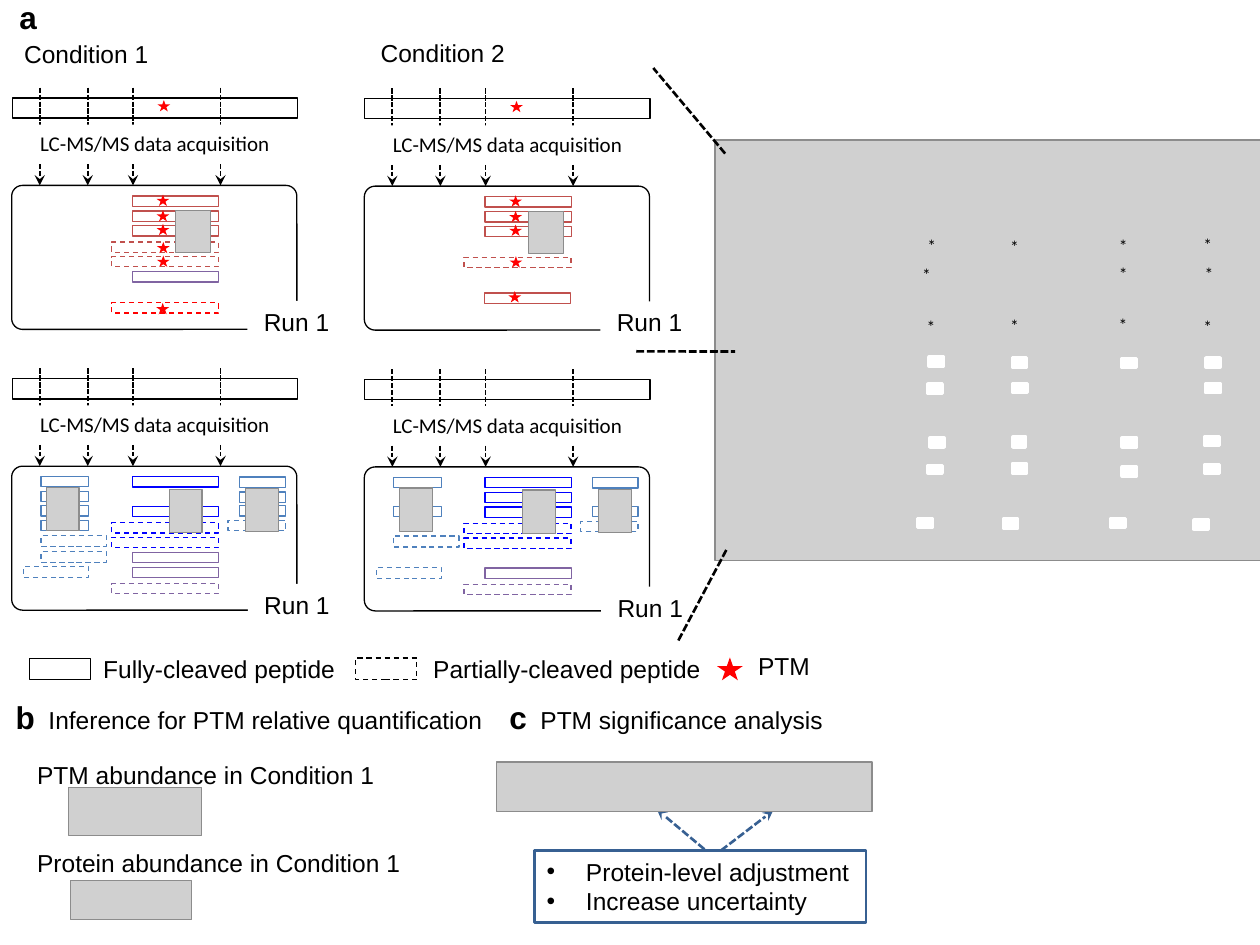
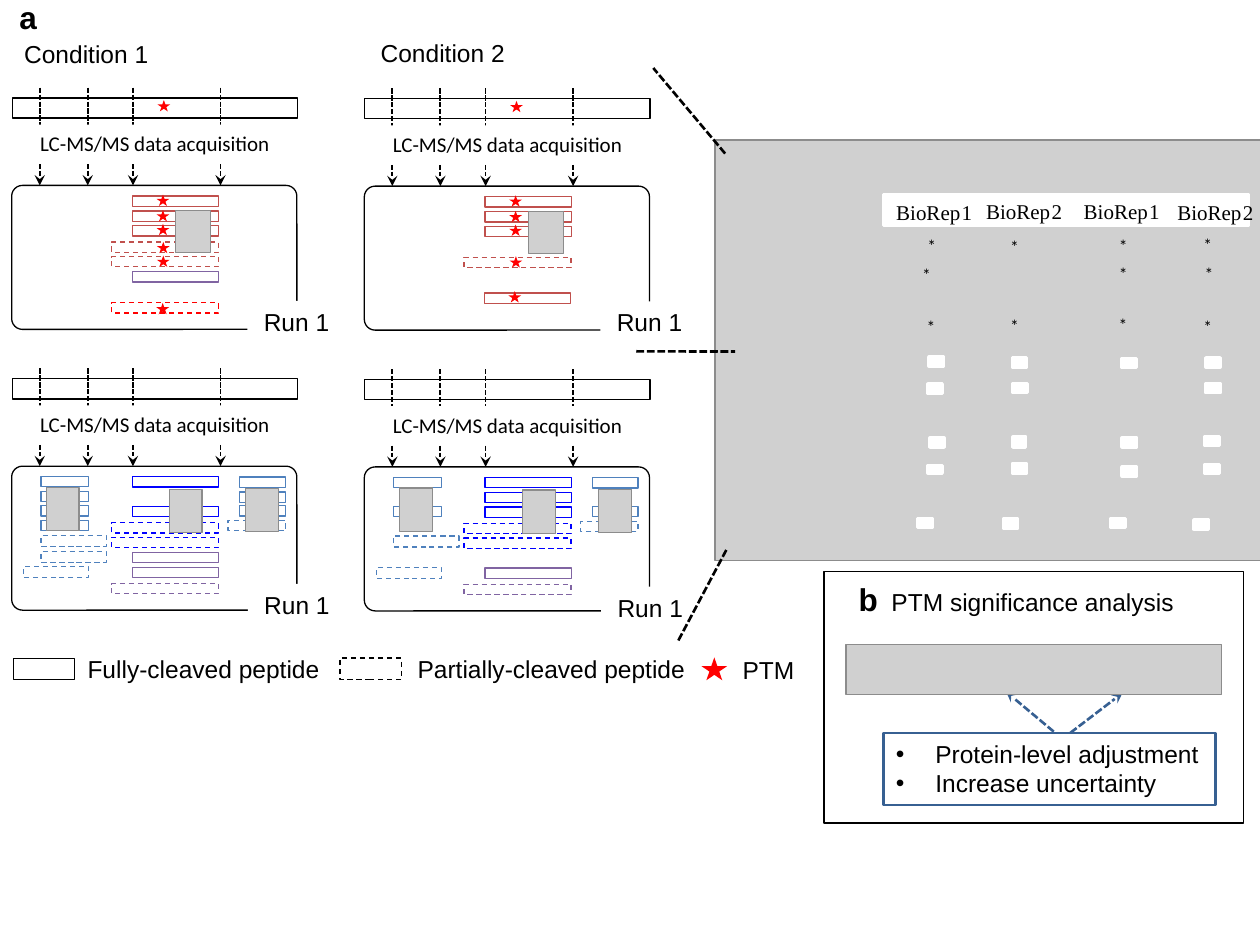
Before and after one commit to Vitek-Lab/MSstatsPTM-manuscript, a slide deck: slide 4 of main/ptm_fig.pptx. Drawn at 1260x945 pixels with LibreOffice and Linux fonts; fonts in the diff are those of the drawing; grey boxes stand for pictures; background and template pictures are left out. Boxes give left, top, right and bottom in pixels: in the first picture for what was removed or moved away, otherwise in the second. Text is boxed around its words. In the diff, an @@ line names an element or a change of style, - is before the commit and + after.

```diff
--- a/main/ptm_fig.pptx
+++ b/main/ptm_fig.pptx
@@ rectangle added at <box>883,194,1247,226</box>, fill #FFFFFF, outline #FFFFFF 2 pt @@
@@ text added at <box>896,206,972,225</box>, 12 pt, text #000000 @@
+BioRep 1
@@ text added at <box>986,205,1062,224</box>, 12 pt, text #000000 @@
+BioRep 2
@@ text added at <box>1084,205,1159,224</box>, 12 pt, text #000000 @@
+BioRep 1
@@ text added at <box>1177,206,1253,225</box>, 12 pt, text #000000 @@
+BioRep 2
@@ rectangle added at <box>824,572,1244,824</box>, outline #000000 0.75 pt @@
@@ text at <box>859,588,1174,616</box>: text changed @@
-c PTM significance analysis
+b PTM significance analysis
@@ 2 texts, 2 rectangles, 1 star: place and size @@
-2 texts, 2 rectangles, 1 star at <box>29,658,742,683</box>
+2 texts, 2 rectangles, 1 star at <box>14,658,727,683</box>
@@ text "PTM": place and size @@
-text "PTM" at <box>758,658,810,675</box>
+text "PTM" at <box>743,662,795,679</box>
@@ picture added at <box>847,644,1222,694</box> @@
@@ text removed at <box>16,706,482,734</box> @@
-b Inference for PTM relative quantification
@@ 2 arrows, 1 rectangle: place and size @@
-2 arrows, 1 rectangle at <box>534,809,866,922</box>
+2 arrows, 1 rectangle at <box>883,692,1215,805</box>
@@ text removed at <box>37,766,400,873</box> @@
-PTM abundance in Condition 1
-Protein abundance in Condition 1
@@ picture removed at <box>496,762,872,813</box> @@
@@ picture removed at <box>69,788,203,835</box> @@
@@ picture removed at <box>71,881,192,920</box> @@
```
Also in this commit, not shown: 1 other file.
